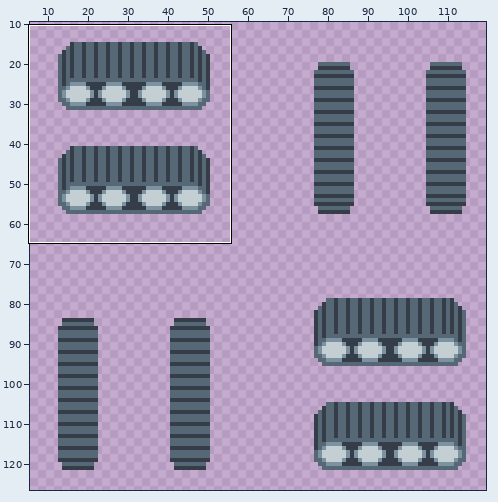
Sprite sheet, stored at AstroMiner/Content/img/tracks-1.png. The first picture is a wide view before the edit; the outline marks the close-up.
Close-up. The starting point:
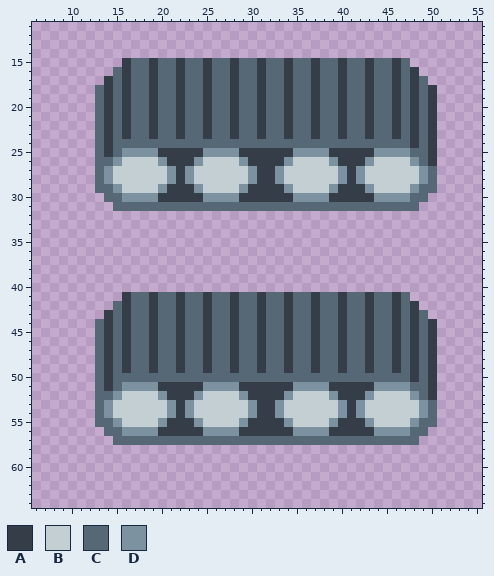
The file is 128x128 pixels. Shown: x 6..55, y 11..64. The wide view leaves out empty margins. The commit also changed other parts of the picture, which this record leaves out.
Palette (. is transparent): A #343d48  B #c4cfd4  C #566776  D #7c92a1
Pixels before (only the part around the change), first column x 6:
11 ..................................................
12 ..................................................
13 ..................................................
14 ..................................................
15 ..........ACCACCACCACCACCACCACCACCACCACCAC........
16 .........CACCACCACCACCACCACCACCACCACCACCACA.......
17 ........ACACCACCACCACCACCACCACCACCACCACCACAC......
18 .......CACACCACCACCACCACCACCACCACCACCACCACACA.....
19 .......CACACCACCACCACCACCACCACCACCACCACCACACA.....
20 .......CACACCACCACCACCACCACCACCACCACCACCACACA.....
21 .......CACACCACCACCACCACCACCACCACCACCACCACACA.....
22 .......CACACCACCACCACCACCACCACCACCACCACCACACA.....
23 .......CACACCACCACCACCACCACCACCACCACCACCACACA.....
24 .......CACCCCCCCCCCCCCCCCCCCCCCCCCCCCCCCCCACA.....
25 .......CACDDDDAAAAADDDDAAAAAADDDDAAAAADDDDCCA.....
26 .......CCDBBBBDAAADBBBBDAAAADBBBBDAAADBBBBDCA.....
27 .......CDBBBBBBDADBBBBBBDAADBBBBBBDADBBBBBBDC.....
28 .......CDBBBBBBDADBBBBBBDAADBBBBBBDADBBBBBBDC.....
29 .......CCDBBBBDAAADBBBBDAAAADBBBBDAAADBBBBDCC.....
30 ........CCDDDDAAAAADDDDAAAAAADDDDAAAAADDDDCC......
31 .........CCCCCCCCCCCCCCCCCCCCCCCCCCCCCCCCCC.......
32 ..................................................
33 ..................................................
34 ..................................................
35 ..................................................
36 ..................................................
37 ..................................................
38 ..................................................
39 ..................................................
40 ..................................................
41 ..........ACCACCACCACCACCACCACCACCACCACCAC........
42 .........CACCACCACCACCACCACCACCACCACCACCACA.......
43 ........ACACCACCACCACCACCACCACCACCACCACCACAC......
44 .......CACACCACCACCACCACCACCACCACCACCACCACACA.....
45 .......CACACCACCACCACCACCACCACCACCACCACCACACA.....
46 .......CACACCACCACCACCACCACCACCACCACCACCACACA.....
47 .......CACACCACCACCACCACCACCACCACCACCACCACACA.....
48 .......CACACCACCACCACCACCACCACCACCACCACCACACA.....
49 .......CACACCACCACCACCACCACCACCACCACCACCACACA.....
50 .......CACCCCCCCCCCCCCCCCCCCCCCCCCCCCCCCCCACA.....
51 .......CACDDDDAAAAADDDDAAAAAADDDDAAAAADDDDCCA.....
52 .......CCDBBBBDAAADBBBBDAAAADBBBBDAAADBBBBDCA.....
53 .......CDBBBBBBDADBBBBBBDAADBBBBBBDADBBBBBBDC.....
54 .......CDBBBBBBDADBBBBBBDAADBBBBBBDADBBBBBBDC.....
55 .......CCDBBBBDAAADBBBBDAAAADBBBBDAAADBBBBDCC.....
56 ........CCDDDDAAAAADDDDAAAAAADDDDAAAAADDDDCC......
57 .........CCCCCCCCCCCCCCCCCCCCCCCCCCCCCCCCCC.......
58 ..................................................
59 ..................................................
60 ..................................................
61 ..................................................
62 ..................................................
63 ..................................................
64 ..................................................
After the commit:
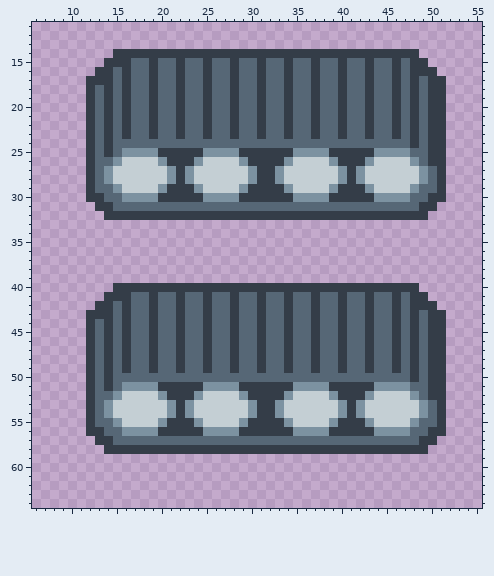
Diff:
Changed rows in their new state; - is an unchanged pixel.
first column x 12:
14 ---AAAAAAAAAAAAAAAAAAAAAAAAAAAAAAAAAA---
15 --AA--------------------------------AA--
16 -AA----------------------------------AA-
17 AA------------------------------------AA
18 A--------------------------------------A
19 A--------------------------------------A
20 A--------------------------------------A
21 A--------------------------------------A
22 A--------------------------------------A
23 A--------------------------------------A
24 A--------------------------------------A
25 A--------------------------------------A
26 A--------------------------------------A
27 A--------------------------------------A
28 A--------------------------------------A
29 A--------------------------------------A
30 AA------------------------------------AA
31 -AA----------------------------------AA-
32 --AAAAAAAAAAAAAAAAAAAAAAAAAAAAAAAAAAAA--
first column x 12:
40 ---AAAAAAAAAAAAAAAAAAAAAAAAAAAAAAAAAA---
41 --AA--------------------------------AA--
42 -AA----------------------------------AA-
43 AA------------------------------------AA
44 A--------------------------------------A
45 A--------------------------------------A
46 A--------------------------------------A
47 A--------------------------------------A
48 A--------------------------------------A
49 A--------------------------------------A
50 A--------------------------------------A
51 A--------------------------------------A
52 A--------------------------------------A
53 A--------------------------------------A
54 A--------------------------------------A
55 A--------------------------------------A
56 AA------------------------------------AA
57 -AA----------------------------------AA-
58 --AAAAAAAAAAAAAAAAAAAAAAAAAAAAAAAAAAAA--
Pixel boxes of the changes (left, top, right, bottom) in both close-ups:
added: (86, 49, 446, 220)
added: (86, 283, 446, 454)
